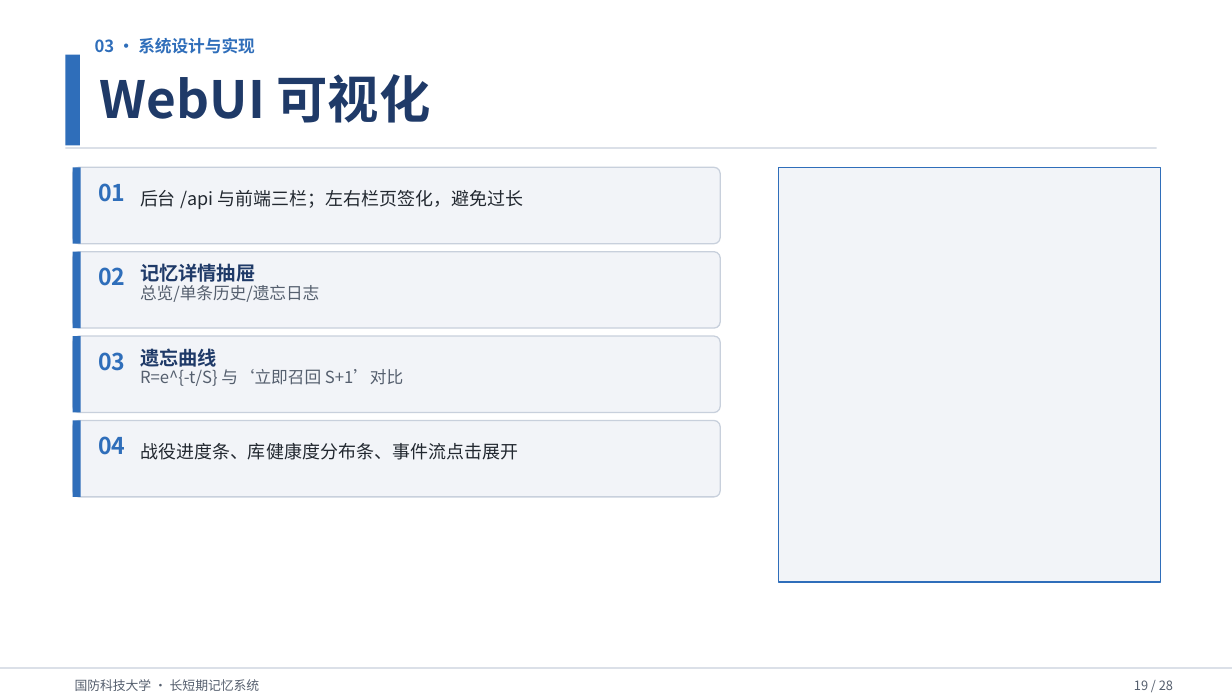
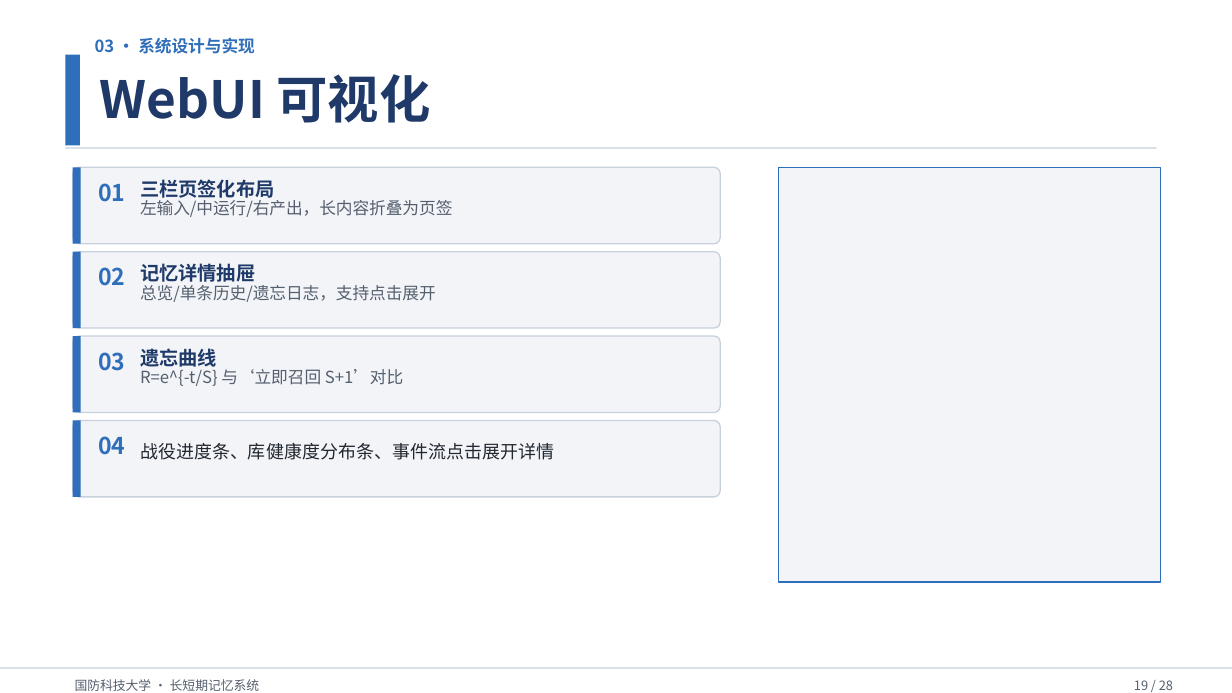
Before and after one commit to Outer-nebula-observer/yz-03, a slide deck: slide 19 of 汇报PPT/最终汇报成果.pptx. Drawn at 1232x693 pixels with LibreOffice and Linux fonts; fonts in the diff are those of the drawing. Boxes give left, top, right and bottom in pixels: in the first picture for what was removed or moved away, otherwise in the second. Text is boxed around its words. In the diff, an @@ line names an element or a change of style, - is before the commit and + after.

```diff
--- a/汇报PPT/最终汇报成果.pptx
+++ b/汇报PPT/最终汇报成果.pptx
@@ text at (x1=140, y1=179, x2=275, y2=202): text changed; size 14 to 15 pt; text colour #222830 to #1F3A68; bold on @@
-后台 /api 与前端三栏；左右栏页签化，避免过长
+三栏页签化布局
@@ text added at (x1=140, y1=197, x2=452, y2=217), 13 pt, text #555F6E @@
+左输入/中运行/右产出，长内容折叠为页签
@@ text at (x1=140, y1=285, x2=436, y2=302): text changed @@
-总览/单条历史/遗忘日志
+总览/单条历史/遗忘日志，支持点击展开
@@ text at (x1=140, y1=443, x2=554, y2=460): text changed @@
-战役进度条、库健康度分布条、事件流点击展开
+战役进度条、库健康度分布条、事件流点击展开详情
```
Also in this commit, not shown: 10 other slides changed, 2 other files.
